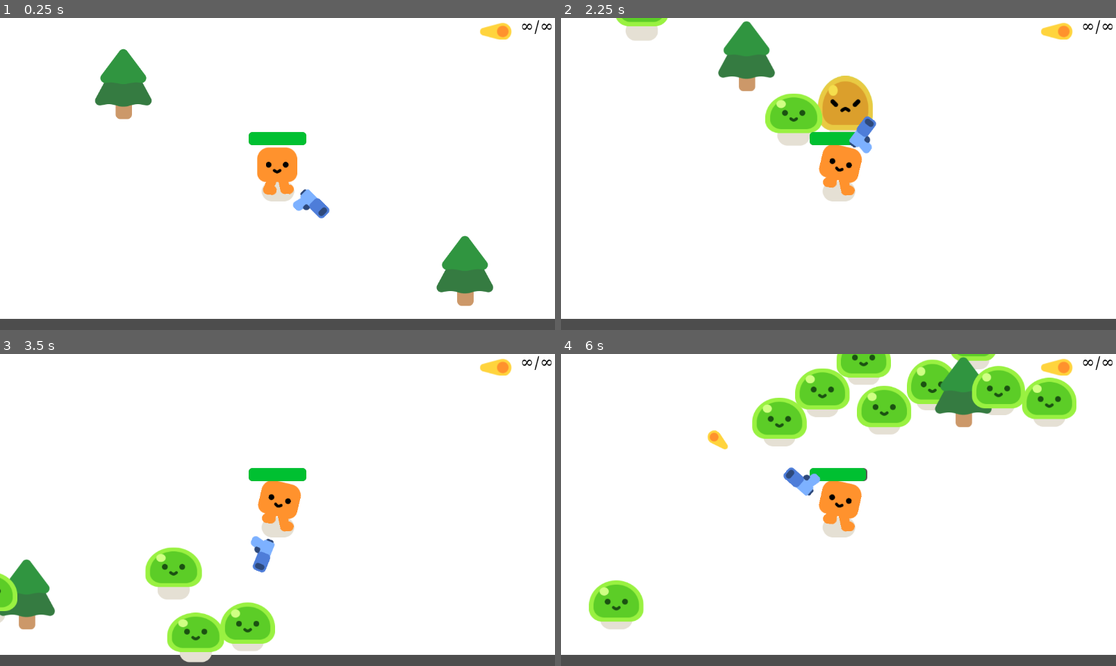
Above: before the commit, frames 1-4 (two rows, left to right).
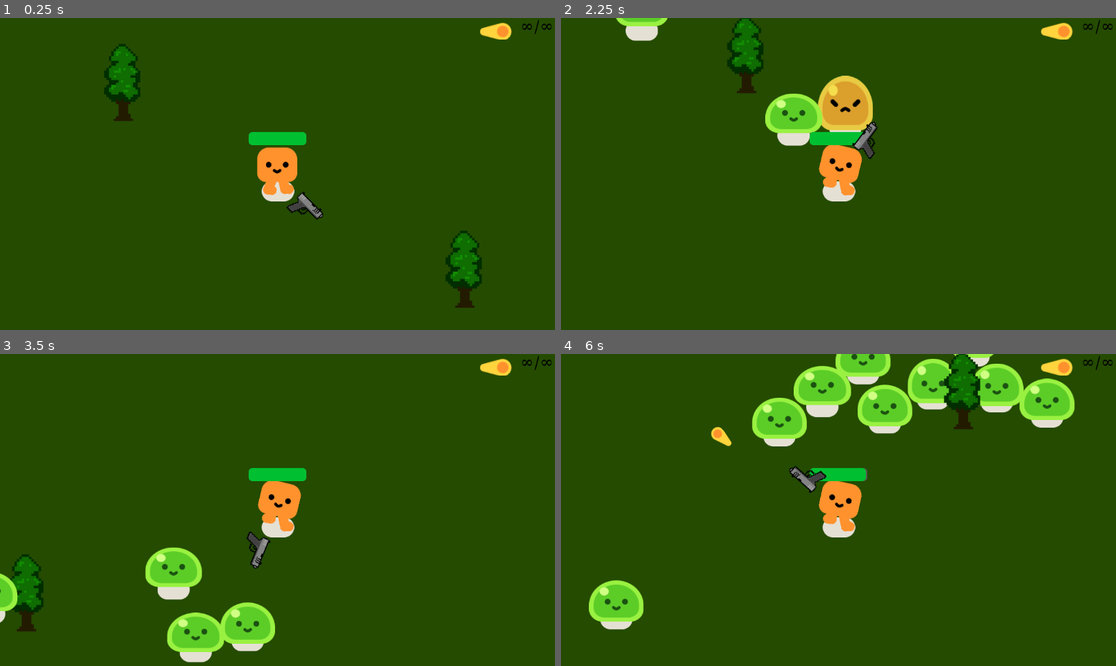
Above: after the commit, the same moments.

Repository: skazzel/game
Game: Godot game, scene res://game.tscn
Same seed, same stepped clock (60 frames per second), same inputs: the game is played once before the commit and once after it.
Inputs (mouse positions are in pixels of both pictures, inside the frame that each line leads up to):
- Up to frame 1 (0.25 s): no input
- Up to frame 2 (2.25 s): move the mouse to (960, 158) at 0.52 s; press the mouse at (960, 158) at 0.53 s; hold D (move_right) 0.53-1.28 s; move the mouse to (727, 189) at 1.27 s; release the mouse at (727, 189) at 1.28 s; hold S (move_down) 1.28-2.03 s; click (727, 189) at 1.35 s; move the mouse to (894, 105) at 2.02 s; press the mouse at (894, 105) at 2.03 s; hold D (move_right) from 2.03 s (still down)
- Up to frame 3 (3.5 s): move the mouse to (249, 572) at 2.77 s; release D (move_right) at 2.78 s; release the mouse at (249, 572) at 2.78 s; hold W (move_up) from 2.78 s (still down); click (249, 572) at 2.85 s
- Up to frame 4 (6 s): move the mouse to (1005, 556) at 3.52 s; release W (move_up) at 3.53 s; press the mouse at (1005, 556) at 3.53 s; hold A (move_left) 3.53-5.03 s; move the mouse to (672, 463) at 4.27 s; release the mouse at (672, 463) at 4.28 s; click (672, 463) at 4.35 s; move the mouse to (866, 510) at 5.02 s; press the mouse at (866, 510) at 5.03 s; hold S (move_down) 5.03-5.78 s; move the mouse to (755, 432) at 5.77 s; release the mouse at (755, 432) at 5.78 s; hold D (move_right) from 5.78 s (still down); click (755, 432) at 5.85 s

The runs differ from the first frame. In frame 1, 98% of the frame differs, in the area x 0-100%, y 0-100%; in frame 2, 95%; in frame 3, 94%; in frame 4, 91%.

Commit message:
sprite adding and changes

Diff:
--- a/fast_gun.tscn
+++ b/fast_gun.tscn
@@ -1,10 +1,10 @@
 [gd_scene load_steps=4 format=3 uid="uid://13sws2kwc8s5"]
 
-[ext_resource type="Texture2D" uid="uid://pwwvc0ptdyvc" path="res://fast_gun/wLTza5.png" id="2_1o2ub"]
+[ext_resource type="Texture2D" uid="uid://dnsmxr1g8hsdi" path="res://fast_gun/png-clipart-pixel-art-minigun-pixel-art-gun-angle-assault-rifle-thumbnail-removebg-preview.png" id="2_4c6hx"]
 [ext_resource type="Script" path="res://fast_gun.gd" id="3_8sbyu"]
 
 [sub_resource type="CircleShape2D" id="CircleShape2D_1nlbd"]
-radius = 449.001
+radius = 759.263
 
 [node name="fast_gun" type="Area2D"]
 collision_layer = 0
@@ -12,6 +12,7 @@
 script = ExtResource("3_8sbyu")
 
 [node name="CollisionShape2D" type="CollisionShape2D" parent="."]
+scale = Vector2(1.00436, 1)
 shape = SubResource("CircleShape2D_1nlbd")
 
 [node name="Marker2D" type="Marker2D" parent="."]
@@ -19,7 +20,7 @@
 [node name="Pistol" type="Sprite2D" parent="Marker2D"]
 position = Vector2(49, 1)
 scale = Vector2(0.67, 0.67)
-texture = ExtResource("2_1o2ub")
+texture = ExtResource("2_4c6hx")
 
 [node name="shoot" type="Marker2D" parent="Marker2D/Pistol"]
 unique_name_in_owner = true
--- a/game.tscn
+++ b/game.tscn
@@ -316,6 +316,18 @@
 cache/0/33/0/kerning_overrides/34/0 = Vector2(0, 0)
 cache/0/33/0/kerning_overrides/33/0 = Vector2(0, 0)
 
+[sub_resource type="RectangleShape2D" id="RectangleShape2D_1rm74"]
+size = Vector2(2360.5, 20)
+
+[sub_resource type="RectangleShape2D" id="RectangleShape2D_btass"]
+size = Vector2(14, 1651)
+
+[sub_resource type="RectangleShape2D" id="RectangleShape2D_q08qo"]
+size = Vector2(18, 1651)
+
+[sub_resource type="RectangleShape2D" id="RectangleShape2D_eet4e"]
+size = Vector2(2318, 17)
+
 [node name="game" type="Node2D"]
 y_sort_enabled = true
 script = ExtResource("1_67vec")
@@ -324,10 +336,11 @@
 layer = -1
 
 [node name="ColorRect" type="ColorRect" parent="CanvasLayer"]
-offset_left = -65.0
-offset_top = -27.0
-offset_right = 1154.0
-offset_bottom = 625.0
+offset_left = -628.0
+offset_top = -509.0
+offset_right = 1729.0
+offset_bottom = 1167.0
+color = Color(0.141176, 0.294118, 0, 1)
 
 [node name="player" parent="." instance=ExtResource("1_pii4y")]
 position = Vector2(513, 302)
@@ -416,6 +429,24 @@
 scale = Vector2(1.32572, 1.30857)
 texture = ExtResource("7_va2ju")
 
+[node name="StaticBody2D" type="StaticBody2D" parent="."]
+
+[node name="CollisionShape2D" type="CollisionShape2D" parent="StaticBody2D"]
+position = Vector2(547.75, -497)
+shape = SubResource("RectangleShape2D_1rm74")
+
+[node name="CollisionShape2D2" type="CollisionShape2D" parent="StaticBody2D"]
+position = Vector2(-622, 339.5)
+shape = SubResource("RectangleShape2D_btass")
+
+[node name="CollisionShape2D3" type="CollisionShape2D" parent="StaticBody2D"]
+position = Vector2(1721, 339.5)
+shape = SubResource("RectangleShape2D_q08qo")
+
+[node name="CollisionShape2D4" type="CollisionShape2D" parent="StaticBody2D"]
+position = Vector2(545, 1159.5)
+shape = SubResource("RectangleShape2D_eet4e")
+
 [connection signal="heathDepleted" from="player" to="." method="_on_player_heath_depleted"]
 [connection signal="visibility_changed" from="player/shotgun" to="." method="_on_shotgun_visibility_changed"]
 [connection signal="timeout" from="Timer" to="." method="_on_timer_timeout"]
--- a/mob.gd
+++ b/mob.gd
@@ -29,6 +29,6 @@
 
 	if health == 0:
 		var random_number = randf()
-		if snapped(random_number, 0.1) < 1:
+		if snapped(random_number, 0.1) == 1:
 			drop_item()
 		queue_free()
--- a/pistol.tscn
+++ b/pistol.tscn
@@ -1,7 +1,7 @@
 [gd_scene load_steps=4 format=3 uid="uid://b4wqfpn8pcppn"]
 
-[ext_resource type="Texture2D" uid="uid://jcgui2qon1pt" path="res://pistol/pistol.png" id="1_n6s03"]
 [ext_resource type="Script" path="res://pistol.gd" id="1_ydhx6"]
+[ext_resource type="Texture2D" uid="uid://cxje61w3yffbk" path="res://pistol/k77l2b-removebg-preview.png" id="2_18w4w"]
 
 [sub_resource type="CircleShape2D" id="CircleShape2D_1nlbd"]
 radius = 449.001
@@ -19,11 +19,12 @@
 
 [node name="Pistol" type="Sprite2D" parent="Marker2D"]
 position = Vector2(98, 0)
-texture = ExtResource("1_n6s03")
+scale = Vector2(0.383305, 0.453563)
+texture = ExtResource("2_18w4w")
 
 [node name="shoot" type="Marker2D" parent="Marker2D/Pistol"]
 unique_name_in_owner = true
-position = Vector2(25, -11)
+position = Vector2(62.6133, -2.19456)
 
 [node name="Timer" type="Timer" parent="."]
 wait_time = 0.291
--- a/project.godot
+++ b/project.godot
@@ -14,6 +14,10 @@
 run/main_scene="res://game.tscn"
 config/features=PackedStringArray("4.2", "Forward Plus")
 config/icon="res://icon.svg"
+
+[autoload]
+
+GlobalSignals="*res://global_signals.gd"
 
 [input]
 
--- a/tree.tscn
+++ b/tree.tscn
@@ -1,6 +1,6 @@
 [gd_scene load_steps=3 format=3 uid="uid://puquxeuxjfle"]
 
-[ext_resource type="Texture2D" uid="uid://dnos1mucf0unl" path="res://tree/pine_tree.png" id="1_q2ol7"]
+[ext_resource type="Texture2D" uid="uid://cwagt701wd4pl" path="res://tree/iv8Axu.png" id="1_23umv"]
 
 [sub_resource type="CircleShape2D" id="CircleShape2D_axok0"]
 radius = 30.0666
@@ -9,7 +9,7 @@
 
 [node name="PineTree" type="Sprite2D" parent="."]
 position = Vector2(-2, -1)
-texture = ExtResource("1_q2ol7")
+texture = ExtResource("1_23umv")
 
 [node name="CollisionShape2D" type="CollisionShape2D" parent="."]
 position = Vector2(-1, 44)
Binary file added: background/background-of-green-grass-field-cartoon-drawing-free-vector.jpg
Not shown, added: background/background-of-green-grass-field-cartoon-drawing-free-vector.jpg.import
Binary file added: background/istockphoto-922427730-612x612.jpg
Not shown, added: background/istockphoto-922427730-612x612.jpg.import
Binary file added: background/penwinmedia230400082.jpg
Not shown, added: background/penwinmedia230400082.jpg.import
Binary file added: fast_gun/png-clipart-pixel-art-minigun-pixel-art-gun-angle-assault-rifle-thumbnail-removebg-preview.png
Not shown, added: fast_gun/png-clipart-pixel-art-minigun-pixel-art-gun-angle-assault-rifle-thumbnail-removebg-preview.png.import
Not shown: 1 places in game.tscn that only renumber resources
Binary file added: pistol/k77l2b-removebg-preview.png
Not shown, added: pistol/k77l2b-removebg-preview.png.import
Binary file added: tree/iv8Axu.png
(and 2 more such lines)
